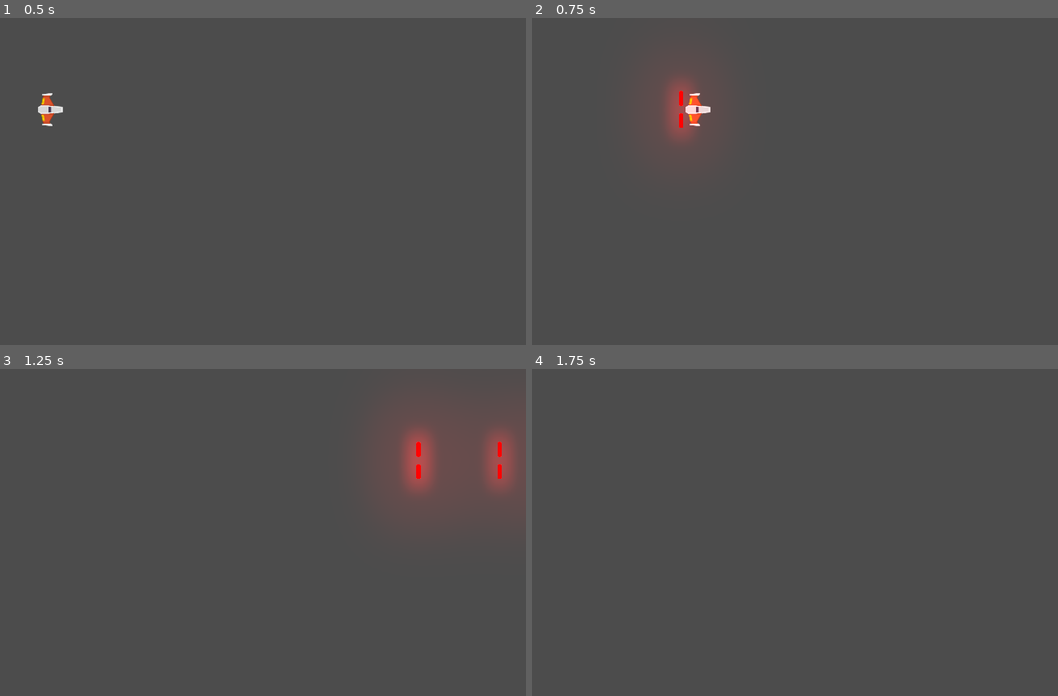
Above: before the commit, frames 1-4 (two rows, left to right).
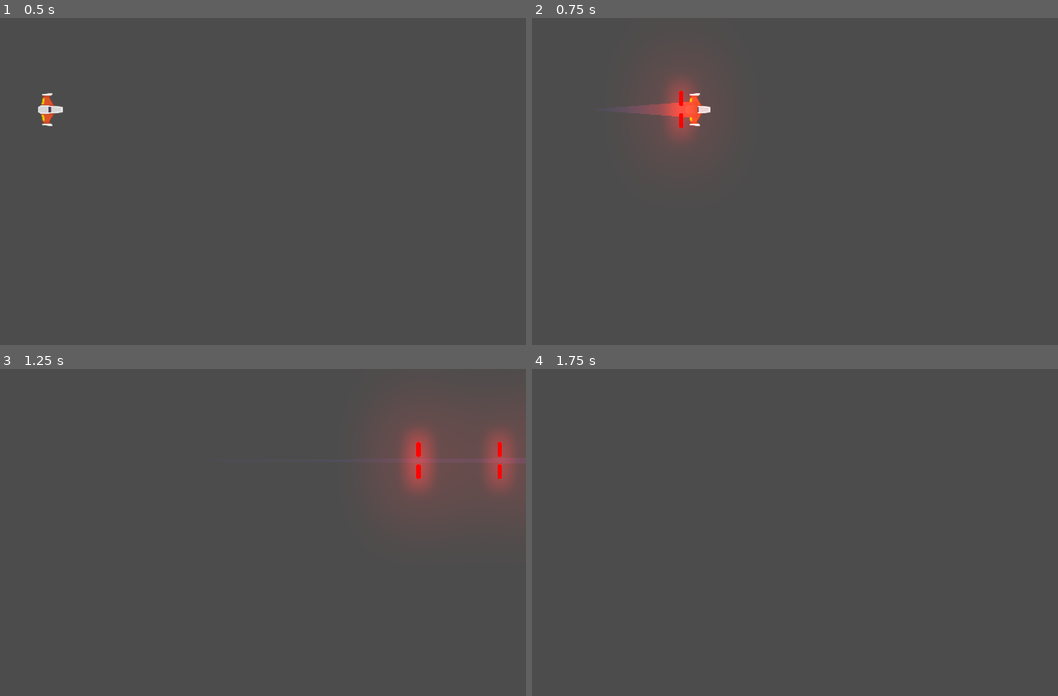
Above: after the commit, the same moments.

Repository: smezequiel/ProyectoMetorito
Game: Godot game, scene res://Juego/Niveles/NivelTest.tscn
The game is run twice, just before and just after one commit, with the same random seed, the same clock (stepped at 60 frames per second) and the same inputs. The project has no main scene, so this scene is started directly.
Inputs:
- Up to frame 1 (0.5 s): no input
- Up to frame 2 (0.75 s): tap Enter at 0.5 s; hold W (mover_adelante) from 0.53 s (still down); hold Space (disparo_principal) from 0.53 s (still down)
- Up to frame 3 (1.25 s): keep holding W (mover_adelante); keep holding Space (disparo_principal)
- Up to frame 4 (1.75 s): release W (mover_adelante) at 1.28 s; release Space (disparo_principal) at 1.28 s; hold Down (mover_atras) from 1.28 s (still down); tap Ctrl (disparo_secundario) at 1.35 s

Frame 1 is identical in both runs. In frame 2, 0.4% of the frame differs, in the area x 19-32%, y 25-31%; in frame 3, less than 0.1%; in frame 4, nothing differs.

Commit message:
Commit con estela
Agregamos una estela a la nava. Aun no tiene efectos de sonido

Diff:
--- /dev/null
+++ b/Juego/Naves/Player/Estela/Trail2D.gd
@@ -0,0 +1,111 @@
+tool
+class_name Estela
+extends Line2D
+
+export var is_emitting := false setget set_emitting
+
+# Distance in pixels between vertices. A higher resolution leads to more details.
+export var resolution := 5.0
+# Life of each point in seconds before it is deleted.
+export var lifetime := 0.5
+# Maximum number of points allowed on the curve.
+export var max_points := 100
+
+# Optional path to the target node to follow. If not set, the instance follows its parent.
+export var target_path: NodePath
+
+var _points_creation_time := []
+var _last_point := Vector2.ZERO
+var _clock := 0.0
+var _offset := 0.0
+
+onready var target: Node2D = get_node_or_null(target_path)
+
+
+func _ready() -> void:
+	if not target:
+		target = get_parent() as Node2D
+
+	if Engine.editor_hint:
+		set_process(false)
+		return
+
+	_offset = position.length()
+	set_as_toplevel(true)
+	clear_points()
+	position = Vector2.ZERO
+	_last_point = to_local(target.global_position) + calculate_offset()
+
+
+func _get_configuration_warning() -> String:
+	var warning := "Missing Target node: assign a Node that extends Node2D in the Target Path or make the Trail a child of a parent that extends Node2D"
+	if target:
+		warning = ""
+	return warning
+
+
+func _process(delta: float) -> void:
+	_clock += delta
+	remove_older()
+
+	if not is_emitting:
+		return
+
+	# Adding new points if necessary.
+	var desired_point := to_local(target.global_position)
+	var distance: float = _last_point.distance_to(desired_point)
+	if distance > resolution:
+		add_timed_point(desired_point, _clock)
+
+
+# Creates a new point and stores its creation time.
+func add_timed_point(point: Vector2, time: float) -> void:
+	add_point(point + calculate_offset())
+	_points_creation_time.append(time)
+	_last_point = point
+	if get_point_count() > max_points:
+		remove_first_point()
+
+
+# Calculates the offset of the trail from its target.
+func calculate_offset() -> Vector2:
+	return - 1.0 * polar2cartesian(1.0, target.rotation).rotated(- PI / 2) * _offset
+
+
+# Removes the first point in the line and the corresponding time.
+func remove_first_point() -> void:
+	if get_point_count() > 1:
+		remove_point(0)
+	_points_creation_time.pop_front()
+
+
+# Remove points older than `lifetime`.
+func remove_older() -> void:
+	for creation_time in _points_creation_time:
+		var delta = _clock - creation_time
+		if delta > lifetime:
+			remove_first_point()
+		# Points in `_points_creation_time` are ordered from oldest to newest so as soon as a point
+		# isn't older than `lifetime`, we know all remaining points should stay as well.
+		else:
+			break
+
+
+# Setters y Getters
+func set_max_points (valor:int) -> void:
+	max_points = valor
+
+
+
+func set_emitting(emitting: bool) -> void:
+	is_emitting = emitting
+	if Engine.editor_hint:
+		return
+
+	if not is_inside_tree():
+		yield(self, "ready")
+
+	if is_emitting:
+		clear_points()
+		_points_creation_time.clear()
+		_last_point = to_local(target.global_position) + calculate_offset()
--- /dev/null
+++ b/Juego/Naves/Player/Estela/Trail2D.tscn
@@ -0,0 +1,17 @@
+[gd_scene load_steps=4 format=2]
+
+[ext_resource path="res://Juego/Naves/Player/Estela/Trail2D.gd" type="Script" id=1]
+
+[sub_resource type="Curve" id=1]
+_data = [ Vector2( 0, 0 ), 0.0, 1.0, 0, 1, Vector2( 1, 1 ), 1.0, 0.0, 1, 0 ]
+
+[sub_resource type="Gradient" id=2]
+colors = PoolColorArray( 0.294118, 0.356863, 0.670588, 0, 0.788235, 0.301961, 0.164706, 1 )
+
+[node name="Trail2D" type="Line2D"]
+points = PoolVector2Array( 0, 0, 32, 0 )
+width_curve = SubResource( 1 )
+default_color = Color( 1, 1, 1, 1 )
+gradient = SubResource( 2 )
+joint_mode = 2
+script = ExtResource( 1 )
--- a/Juego/Naves/Player/Player.gd
+++ b/Juego/Naves/Player/Player.gd
@@ -5,6 +5,7 @@
 #Atributos export
 export var potencia_motor:int = 400		#export era para que podamos modificarlo en la pagina del personaje
 export var potencia_rotacion:int = 1200
+export var estela_maxima:int = 150
 
 #Atributos
 var empuje:Vector2 = Vector2.ZERO
@@ -13,6 +14,7 @@
 #Atributos Onready
 onready var canion:Canion = $Canion
 onready var laser:RayoLaser = $LaserBeam2D
+onready var estela:Estela = $EstelaPuntoInicio/Trail2D
 
 #Metodos
 func _unhandled_input(event: InputEvent) -> void:
@@ -22,6 +24,12 @@
 
 	if event.is_action_released("disparo_secundario"):
 		laser.set_is_casting(false)
+
+	#Control Estela
+	if event.is_action_pressed("mover_adelante"):
+		estela.set_max_points(estela_maxima)
+	elif event.is_action_pressed("mover atras"):
+		estela.set_max_points(0)
 
 func _integrate_forces(state: Physics2DDirectBodyState) -> void:
 		apply_central_impulse(empuje.rotated(rotation))		#si lo dejamos como estaba, la nave se movia horizontal. Entonces rotamos la nave
--- a/Juego/Naves/Player/Player.tscn
+++ b/Juego/Naves/Player/Player.tscn
@@ -1,10 +1,11 @@
-[gd_scene load_steps=7 format=2]
+[gd_scene load_steps=8 format=2]
 
 [ext_resource path="res://Juego/Naves/Player/Nave_naranja_principal.png" type="Texture" id=1]
 [ext_resource path="res://Juego/Naves/Player/MaterialFisico.tres" type="PhysicsMaterial" id=2]
 [ext_resource path="res://Juego/Naves/Player/Player.gd" type="Script" id=3]
 [ext_resource path="res://Juego/Proyectils/Canion.tscn" type="PackedScene" id=4]
 [ext_resource path="res://Juego/Proyectils/Laser/LaserBeam2D.tscn" type="PackedScene" id=5]
+[ext_resource path="res://Juego/Naves/Player/Estela/Trail2D.tscn" type="PackedScene" id=6]
 
 [sub_resource type="CircleShape2D" id=1]
 radius = 36.4905
@@ -39,6 +40,16 @@
 
 [node name="LaserBeam2D" parent="." instance=ExtResource( 5 )]
 position = Vector2( 35.9078, 0.629959 )
+
+[node name="EstelaPuntoInicio" type="Position2D" parent="."]
+
+[node name="Trail2D" parent="EstelaPuntoInicio" instance=ExtResource( 6 )]
+points = PoolVector2Array( 0, 0, 60, 0 )
+width = 50.0
+is_emitting = true
+lifetime = 0.6
+max_points = 150
+target_path = NodePath("..")
 [connection signal="timeout" from="Canion/TimerEnfriamiento" to="Canion" method="_on_TimerEnfriamiento_timeout"]
 
 [editable path="Canion"]
--- a/project.godot
+++ b/project.godot
@@ -13,6 +13,11 @@
 "class": "Canion",
 "language": "GDScript",
 "path": "res://Juego/Proyectils/Canion.gd"
+}, {
+"base": "Line2D",
+"class": "Estela",
+"language": "GDScript",
+"path": "res://Juego/Naves/Player/Estela/Trail2D.gd"
 }, {
 "base": "Node2D",
 "class": "Nivel",
@@ -36,6 +41,7 @@
 } ]
 _global_script_class_icons={
 "Canion": "",
+"Estela": "",
 "Nivel": "",
 "Player": "",
 "Proyectil": "",
